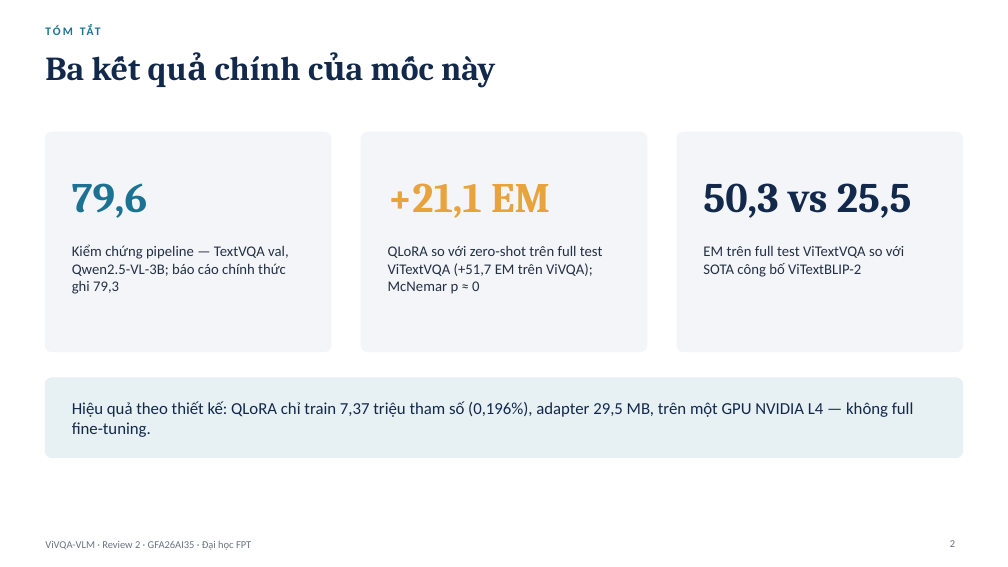
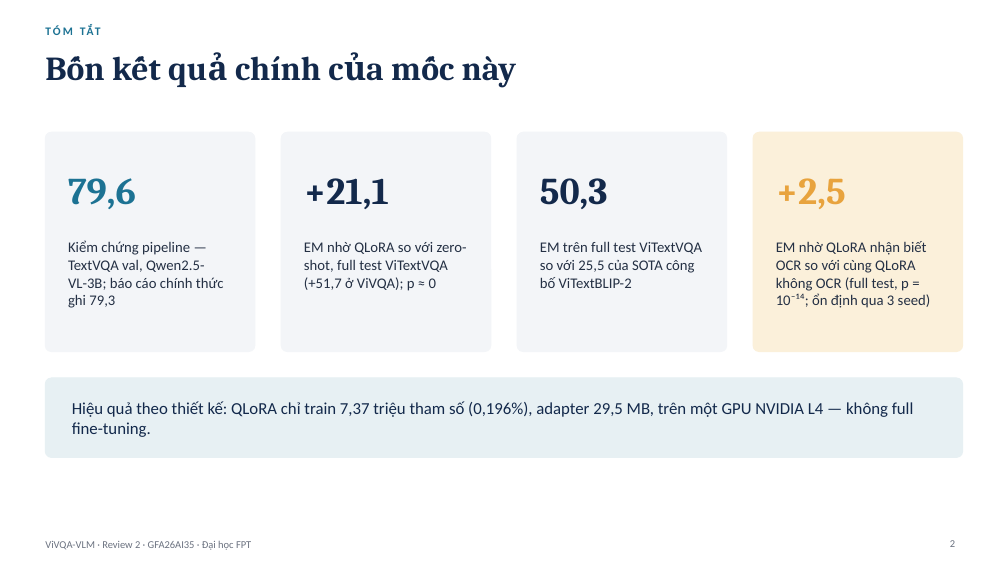
Before and after one commit to PLHGNAOH/ViVQA-VLM, a slide deck: slide 2 of docs/W07/ViVQA-VLM_Review2_TV.pptx. Drawn at 1008x567 pixels with LibreOffice and Linux fonts; fonts in the diff are those of the drawing. Boxes give left, top, right and bottom in pixels: in the first picture for what was removed or moved away, otherwise in the second. Text is boxed around its words. In the diff, an @@ line names an element or a change of style, - is before the commit and + after.

```diff
--- a/docs/W07/ViVQA-VLM_Review2_TV.pptx
+++ b/docs/W07/ViVQA-VLM_Review2_TV.pptx
@@ title at (235,56,516,88): text changed @@
-Ba kết quả chính của mốc này
+Bốn kết quả chính của mốc này
@@ rounded rectangle: place and size @@
-rounded rectangle at (45,132,331,352)
+rounded rectangle at (45,132,255,352)
@@ rounded rectangle at (45,132,255,352): proportions changed @@
@@ rounded rectangle added at (281,132,491,352), fill #F3F5F8, outline #F3F5F8 1 pt @@
@@ rounded rectangle at (517,132,727,352): proportions changed @@
@@ rounded rectangle: place and size @@
-rounded rectangle at (361,132,647,352)
+rounded rectangle at (517,132,727,352)
@@ rounded rectangle: place and size @@
-rounded rectangle at (678,132,963,352)
+rounded rectangle at (753,132,963,352)
@@ rounded rectangle at (753,132,963,352): fill #F3F5F8 to #FBF0DA; outline #F3F5F8 1 pt to #FBF0DA 1 pt; proportions changed @@
@@ text "79,6" at (68,178,136,209): size 40 to 36 pt @@
@@ text at (304,178,389,209): text changed; size 40 to 36 pt; text colour #E8A33D to #13294B @@
-+21,1 EM
++21,1
@@ text at (540,178,608,209): text changed; size 40 to 36 pt @@
-50,3 vs 25,5
+50,3
@@ text added at (776,178,846,209), 36 pt, text #E8A33D, bold @@
++2,5
@@ text "Kiểm chứng pipeline — TextVQA ..." rewrapped from (72,244,289,294) to (68,240,224,308) @@
@@ text at (304,241,467,291): text changed @@
-QLoRA so với zero-shot trên full test ViTextVQA (+51,7 EM trên ViVQA); McNemar p ≈ 0
+EM nhờ QLoRA so với zero-shot, full test ViTextVQA (+51,7 ở ViVQA); p ≈ 0
@@ text at (540,241,702,288): text changed @@
-EM trên full test ViTextVQA so với SOTA công bố ViTextBLIP-2
+EM trên full test ViTextVQA so với 25,5 của SOTA công bố ViTextBLIP-2
@@ text added at (776,241,931,308), 14 pt, text #243044 @@
+EM nhờ QLoRA nhận biết OCR so với cùng QLoRA không OCR (full test, p = 10⁻¹⁴; ổn định qua 3 seed)
```
Also in this commit, not shown: 9 other slides changed, 4 slides added, 5 other files.
